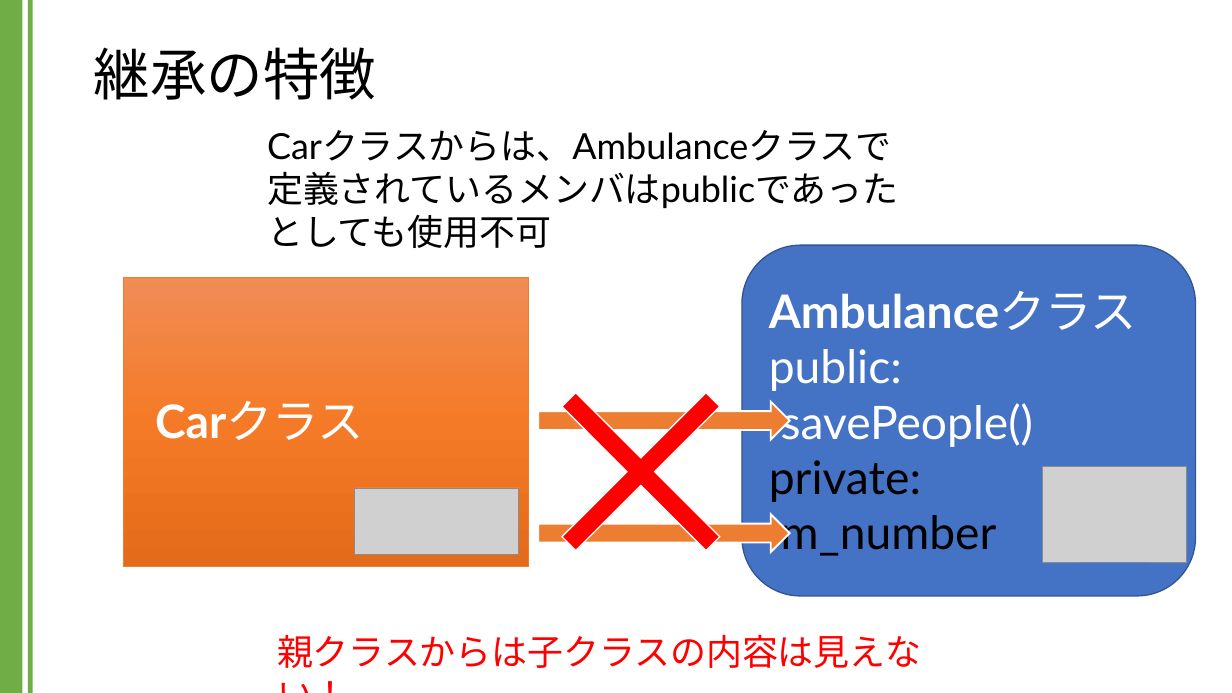
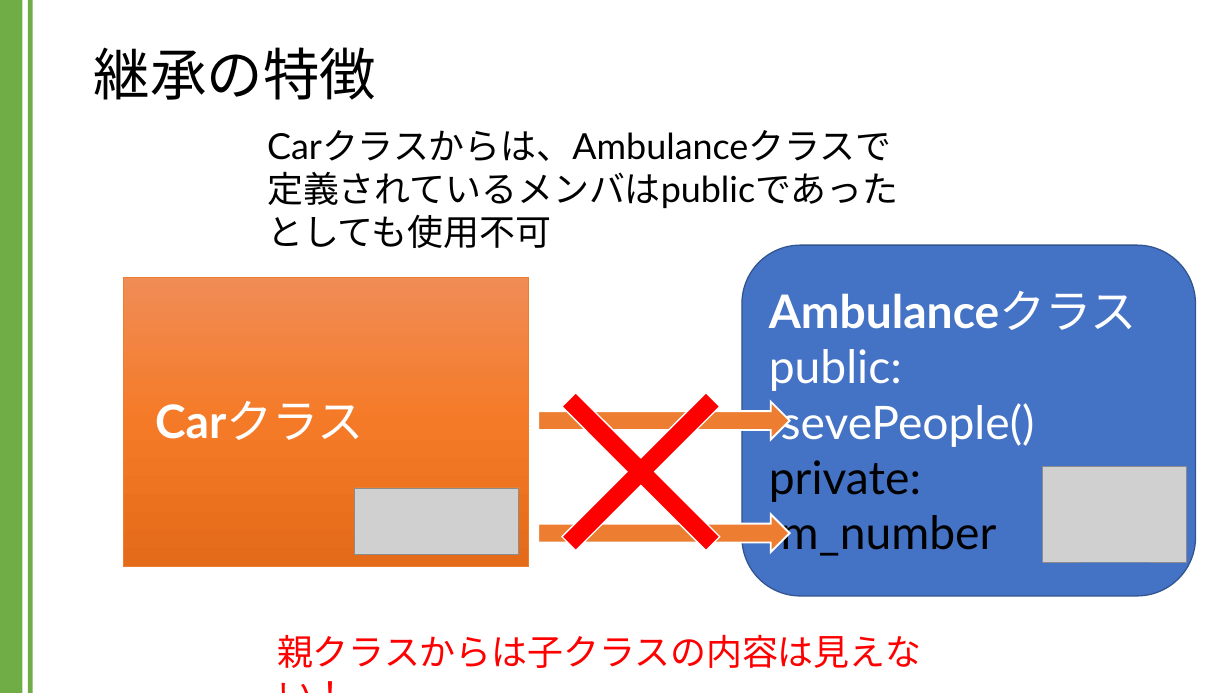
Before and after one commit to kic-murata/cpp2024, a slide deck: slide 18 of 授業資料/講義資料：継承とポリモーフィズム.pptx. Drawn at 1232x693 pixels with LibreOffice and Linux fonts; fonts in the diff are those of the drawing; grey boxes stand for pictures. Boxes give left, top, right and bottom in pixels: in the first picture for what was removed or moved away, otherwise in the second. Text is boxed around its words. In the diff, an @@ line names an element or a change of style, - is before the commit and + after.

```diff
--- a/授業資料/講義資料：継承とポリモーフィズム.pptx
+++ b/授業資料/講義資料：継承とポリモーフィズム.pptx
@@ text at <box>781,403,1035,447</box>: text changed @@
-savePeople()
+sevePeople()
```
Also in this commit, not shown: 10 other slides changed.
